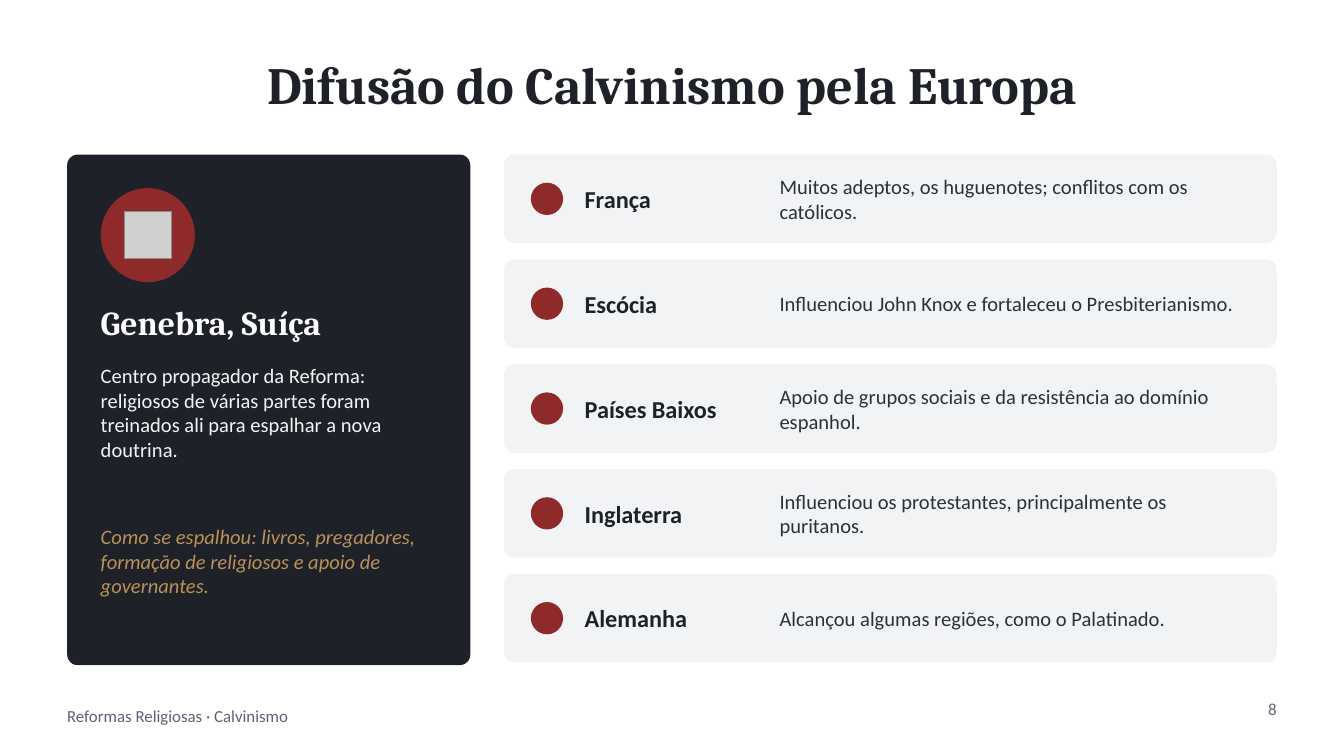
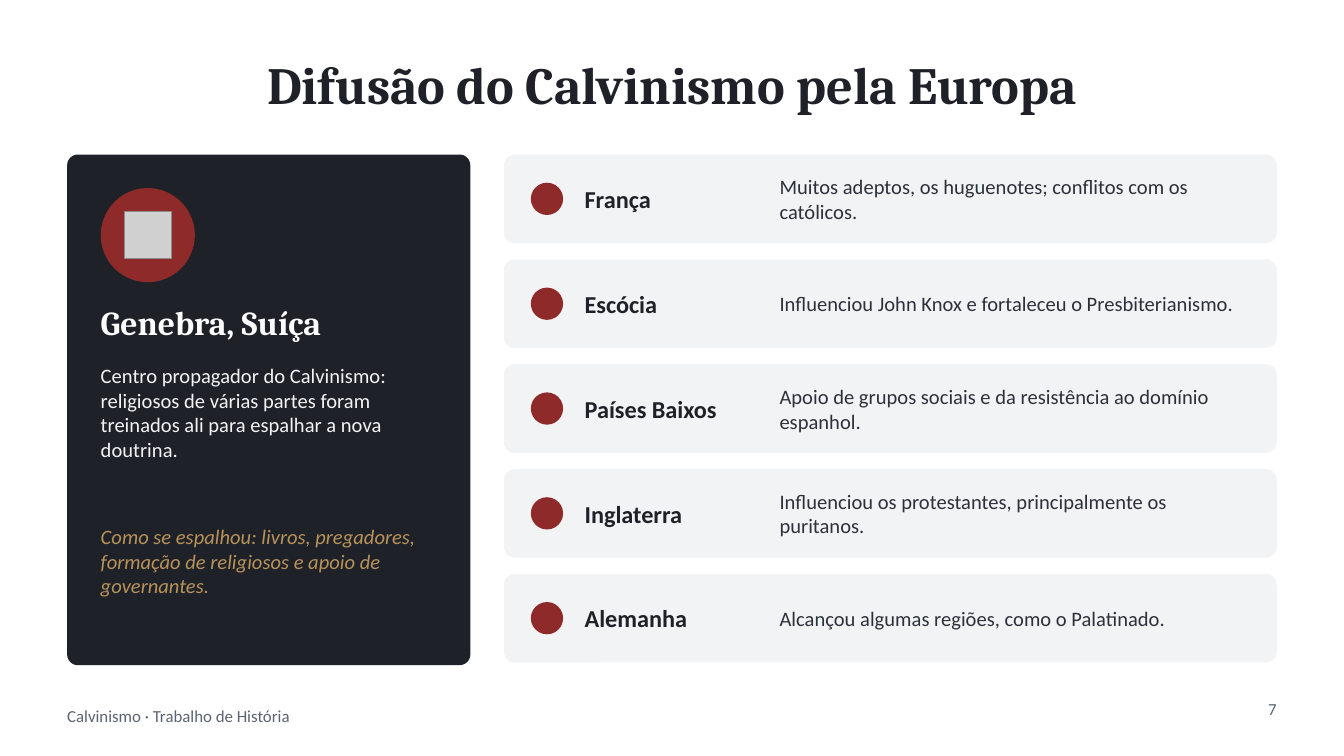
Before and after one commit to ArkhamKnight15/claude, a slide deck: slide 7 of trabalho-calvinismo/Calvinismo.pptx (slide 8 before the commit). Drawn at 1344x756 pixels with LibreOffice and Linux fonts; fonts in the diff are those of the drawing; grey boxes stand for pictures. Boxes give left, top, right and bottom in pixels: in the first picture for what was removed or moved away, otherwise in the second. Text is boxed around its words. In the diff, an @@ line names an element or a change of style, - is before the commit and + after.

```diff
--- a/trabalho-calvinismo/Calvinismo.pptx
+++ b/trabalho-calvinismo/Calvinismo.pptx
@@ text at bbox=[101, 368, 386, 457]: text changed @@
-Centro propagador da Reforma: religiosos de várias partes foram treinados ali para espalhar a nova doutrina.
+Centro propagador do Calvinismo: religiosos de várias partes foram treinados ali para espalhar a nova doutrina.
@@ text at bbox=[67, 710, 290, 722]: text changed @@
-Reformas Religiosas · Calvinismo
+Calvinismo · Trabalho de História
@@ page number at bbox=[1268, 704, 1277, 715]: text changed @@
-8
+7
```
Also in this commit, not shown: 8 other slides changed, 1 slide added, 4 slides removed, 1 other file.
